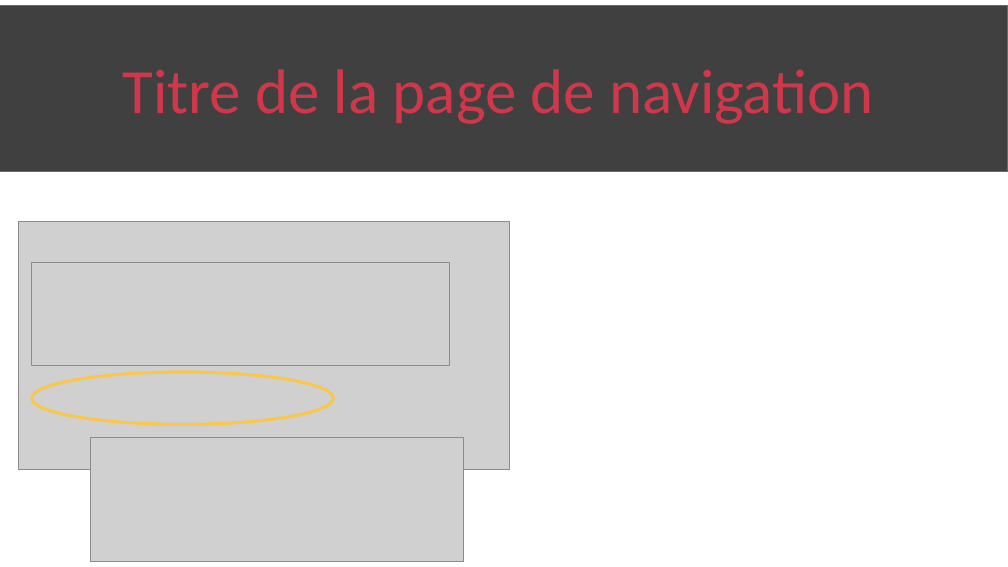
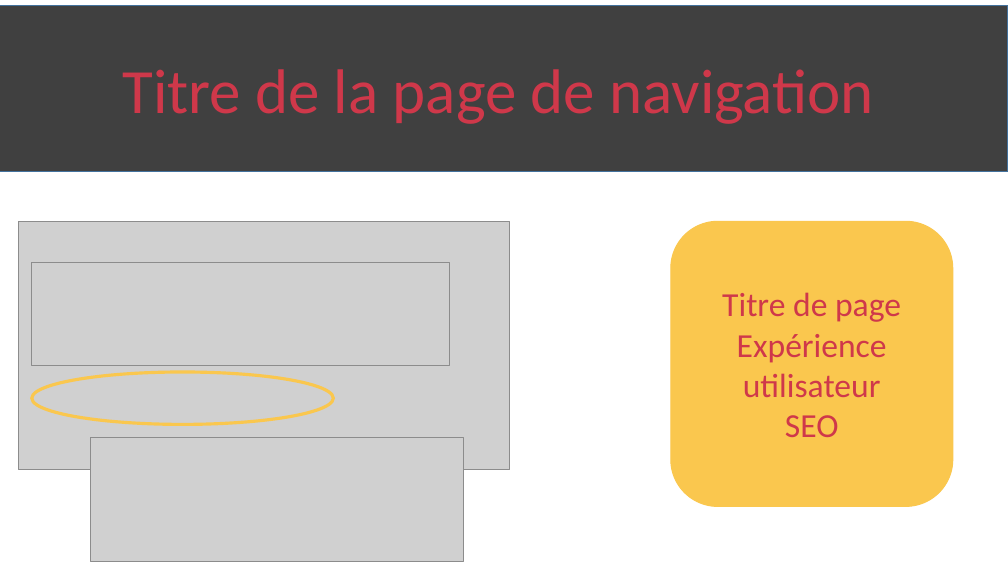
Before and after one commit to devfredgithub/CHOUETTEAGENCE, a slide deck: slide 7 of chouette agence [Enregistrement automatique].pptx (slide 6 before the commit). Drawn at 1008x567 pixels with LibreOffice and Linux fonts; fonts in the diff are those of the drawing; grey boxes stand for pictures. Boxes give left, top, right and bottom in pixels: in the first picture for what was removed or moved away, otherwise in the second. Text is boxed around its words. In the diff, an @@ line names an element or a change of style, - is before the commit and + after.

```diff
--- a/chouette agence [Enregistrement automatique].pptx
+++ b/chouette agence [Enregistrement automatique].pptx
@@ rounded rectangle added at (671,222,953,507), fill #FAC74E, outline #FAC74E 1 pt, 32 pt, text #CF384A @@
+Titre de page
+Expérience utilisateur
+SEO
```
Also in this commit, not shown: 10 other slides changed, 1 slide removed.
